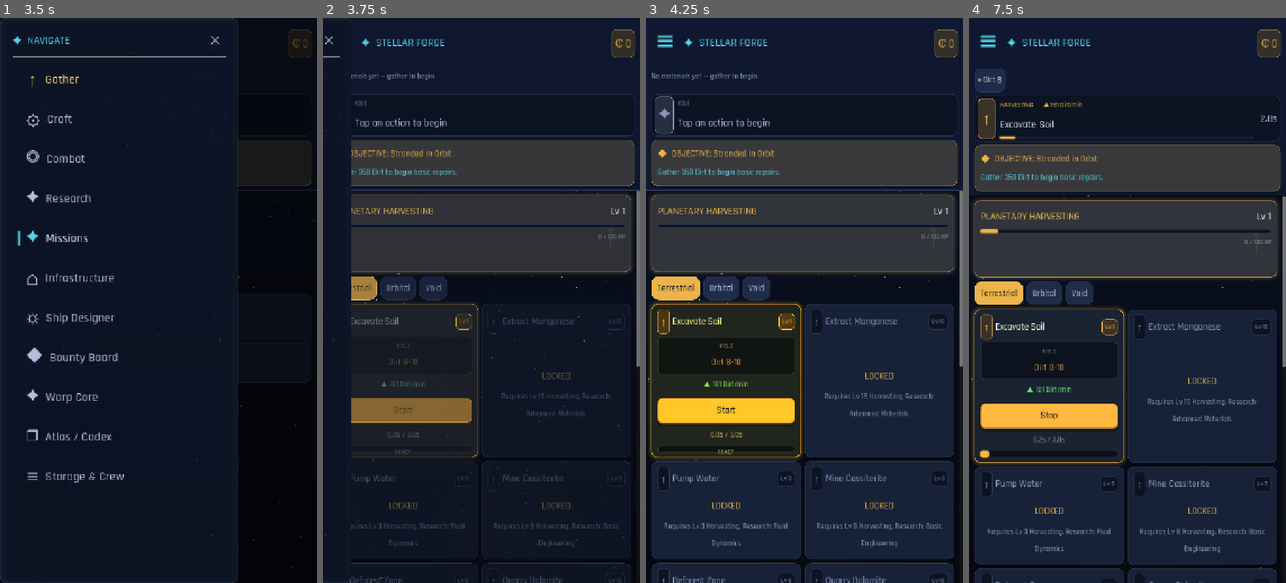
Above: before the commit, frames 1-4 (left to right).
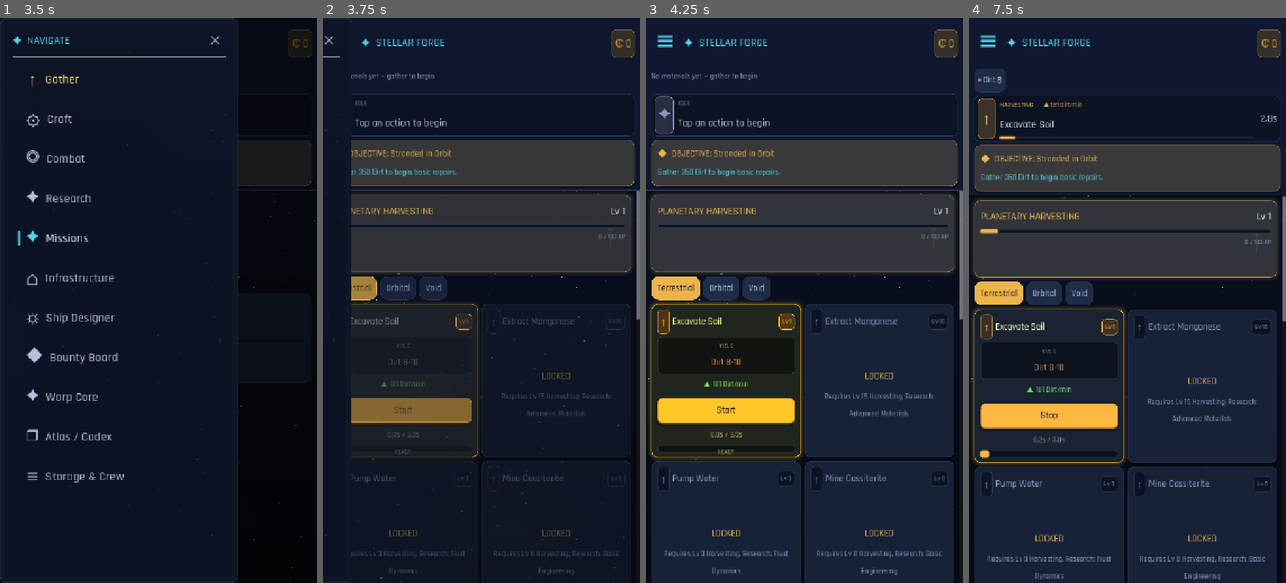
Above: after the commit, the same moments.

Repository: trakyalilter/TestMobileGame
Game: Godot game, scene res://scenes/main.tscn
Two runs of this game, one before a commit and one after it. Both use one fixed random seed, a clock stepped at 60 frames per second and the inputs below.
Inputs (mouse positions are in pixels of both pictures, inside the frame that each line leads up to):
- Up to frame 1 (3.5 s): click "☰" at 0.5 s; click "☰" at 1.25 s; click "✕" at 2 s; click "☰" at 2.75 s
- Up to frame 2 (3.75 s): click (443, 80) at 3.52 s
- Up to frame 3 (4.25 s): no input
- Up to frame 4 (7.5 s): click "Start" at 4.25 s; click "Terrestrial" at 5 s; click "Orbital" at 5.75 s; click "Void" at 6.5 s; click "Terrestrial" at 7.25 s

Frame 1 is identical in both runs. In frame 2, 1.3% of the frame differs, in the area x 8-100%, y 53-100%; in frame 3, 2.2%, in the area x 1-100%, y 53-100%; in frame 4, 2.1%.

Commit message:
Uniform card heights across the WHOLE grid, not just per row
The first row (with the active/unlocked card) was taller than locked-only rows.
_grid() is now self-equalizing: one frame after the first real-width layout
(autowrap labels report garbage minimums until fitted once), it measures the
tallest card's natural height and raises every card's min height to match — so
all rows on a page are identical at any text scale, with no hand-tuned floors.
Applies to all eight grids (gather, craft, enemies, buildings, modules, hulls,
loadout, salvaged gear). Verified: craft all 565px, gather all 348px, scroll
intact.

https://claude.ai/code/session_01GUAm67mj5mAEoyJTAWupry

Diff:
--- a/scripts/ui/main.gd
+++ b/scripts/ui/main.gd
@@ -2661,6 +2661,28 @@
 	g.add_theme_constant_override("h_separation", 8)
 	g.add_theme_constant_override("v_separation", 8)
 	g.size_flags_horizontal = Control.SIZE_EXPAND_FILL
+	# Self-equalizing: every card's min height is raised to the tallest card's
+	# natural height, so ALL rows match (locked, unlocked, active) at any text
+	# scale. Measured one frame AFTER the first real-width layout — autowrap
+	# labels report garbage minimums until they've been fitted once.
+	var applied := [false]
+	g.sort_children.connect(func() -> void:
+		if applied[0] or g.size.x < 100.0:
+			return
+		applied[0] = true
+		g.get_tree().process_frame.connect(func() -> void:
+			if not is_instance_valid(g):
+				return
+			var maxh := 0.0
+			for ch in g.get_children():
+				if ch is Control:
+					maxh = maxf(maxh, (ch as Control).get_combined_minimum_size().y)
+			if maxh <= 0.0:
+				return
+			for ch in g.get_children():
+				if ch is Control:
+					(ch as Control).custom_minimum_size.y = maxh,
+			CONNECT_ONE_SHOT))
 	v.add_child(g)
 	return g
 
